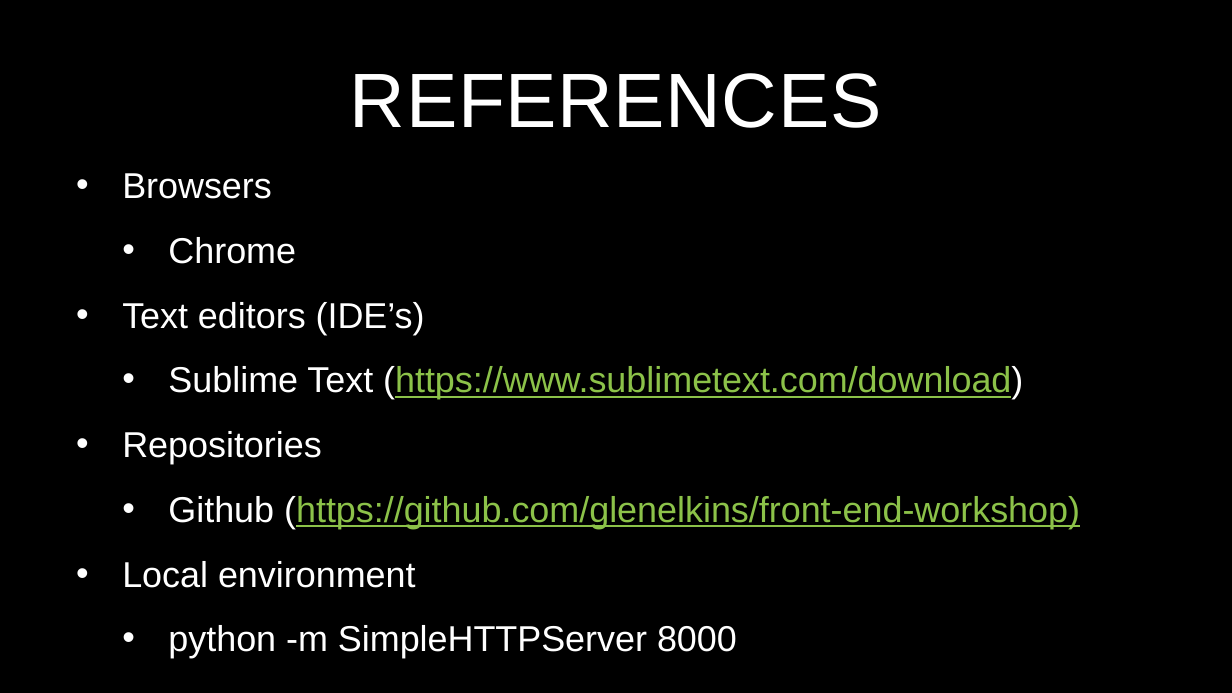
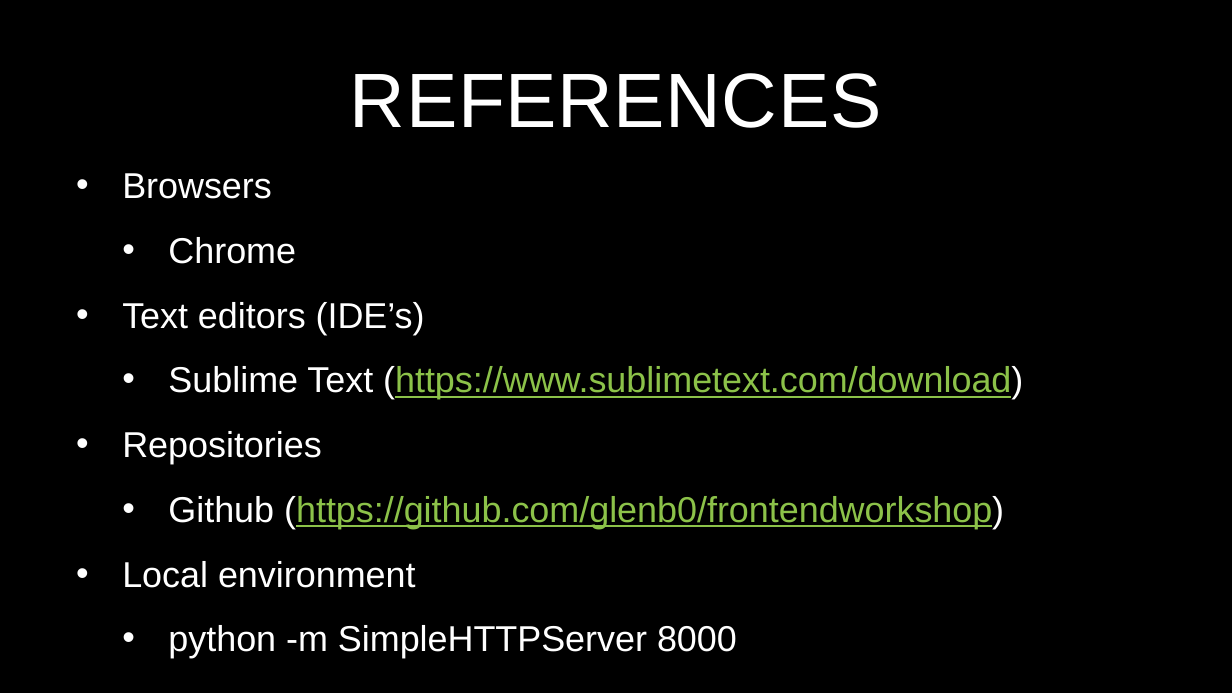
Before and after one commit to teawin14/frontendworkshop, a slide deck: slide 12 of FrontEndWorkshop-Week3.pptx. Drawn at 1232x693 pixels with LibreOffice and Linux fonts; fonts in the diff are those of the drawing. Boxes give left, top, right and bottom in pixels: in the first picture for what was removed or moved away, otherwise in the second. Text is boxed around its words. In the diff, an @@ line names an element or a change of style, - is before the commit and + after.

```diff
--- a/FrontEndWorkshop-Week3.pptx
+++ b/FrontEndWorkshop-Week3.pptx
@@ text at box(168, 496, 1004, 529): text changed @@
-  • Github (https://github.com/glenelkins/front-end-workshop)
+  • Github (https://github.com/glenb0/frontendworkshop)
```
Also in this commit, not shown: 4 other files.
